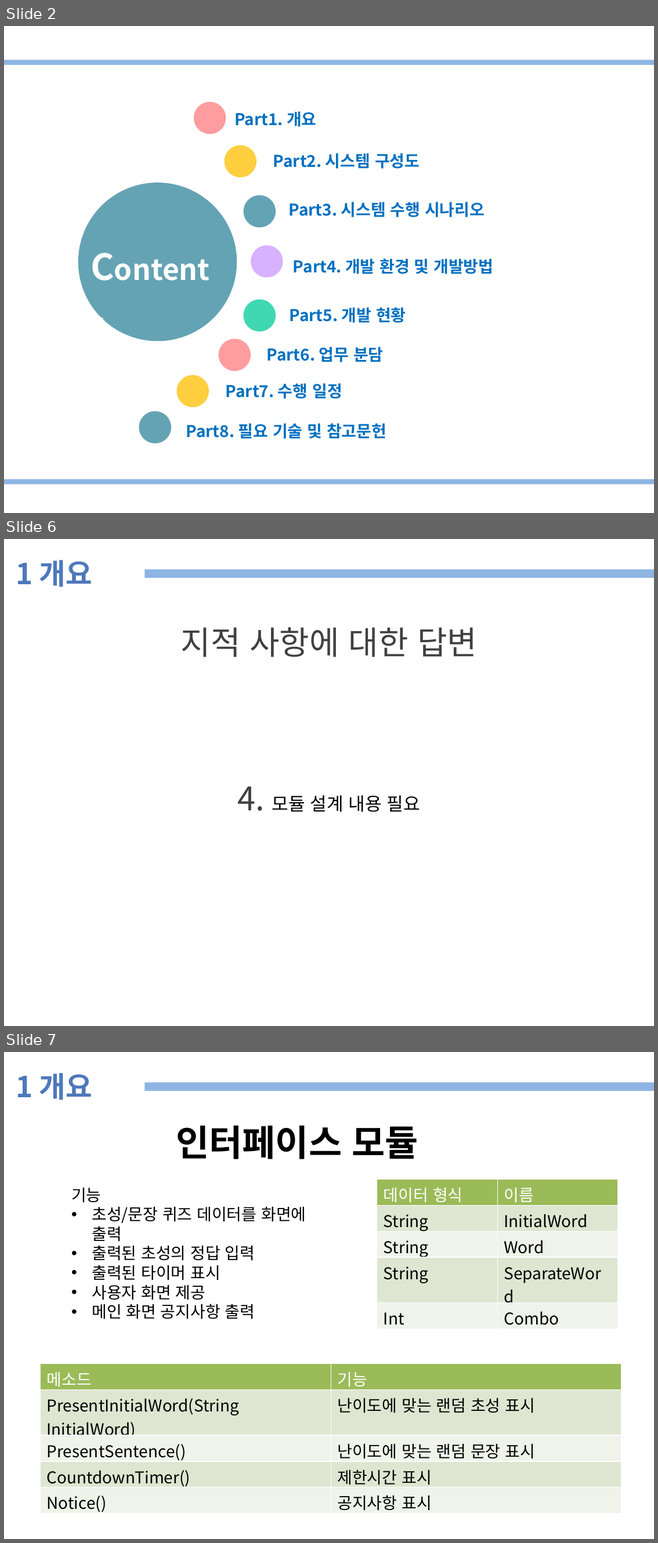
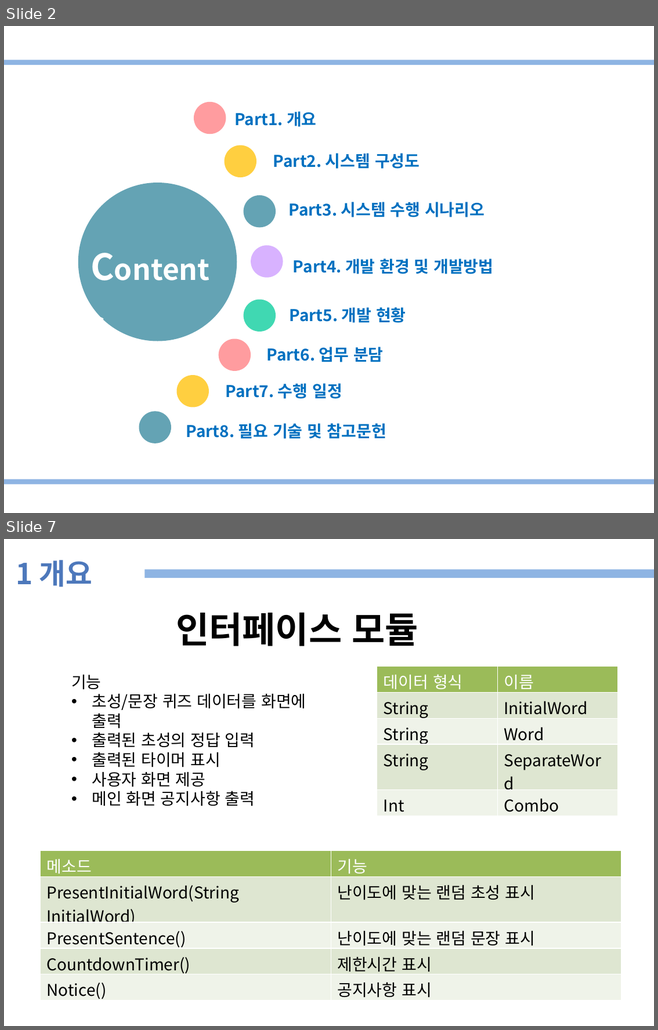
Before and after one commit to plusalpha12/koreanQuiz, a slide deck: 자료/종합설계 프로토타입 세션 4-11 (이현중, 김하은, 조윤선).pptx. Shown one above the other, each under a label of ours: slides 2, 6 and 7 before the commit, slides 2 and 7 after it; the slides between them are not shown. The pictures are 658x1543 and 658x1030 pixels, drawn with LibreOffice and Linux fonts; fonts in the diff are those of the drawing. Boxes give left, top, right and bottom in pixels: in the first picture for what was removed or moved away, otherwise in the second. Text is boxed around its words. In the diff, an @@ line names an element or a change of style, - is before the commit and + after.

```diff
--- a/자료/종합설계 프로토타입 세션 4-11 (이현중, 김하은, 조윤선).pptx
+++ b/자료/종합설계 프로토타입 세션 4-11 (이현중, 김하은, 조윤선).pptx
@@ slide 6 removed at (4,539,654,1026), background #FFFFFF @@
@@ text removed at (16,560,93,587) @@
-1 개요
@@ rectangle removed at (145,570,654,578) @@
@@ text removed at (181,627,477,812) @@
-지적 사항에 대한 답변
-4. 모듈 설계 내용 필요
```
Also in this commit, not shown: 7 slides changed, 8 other files.
